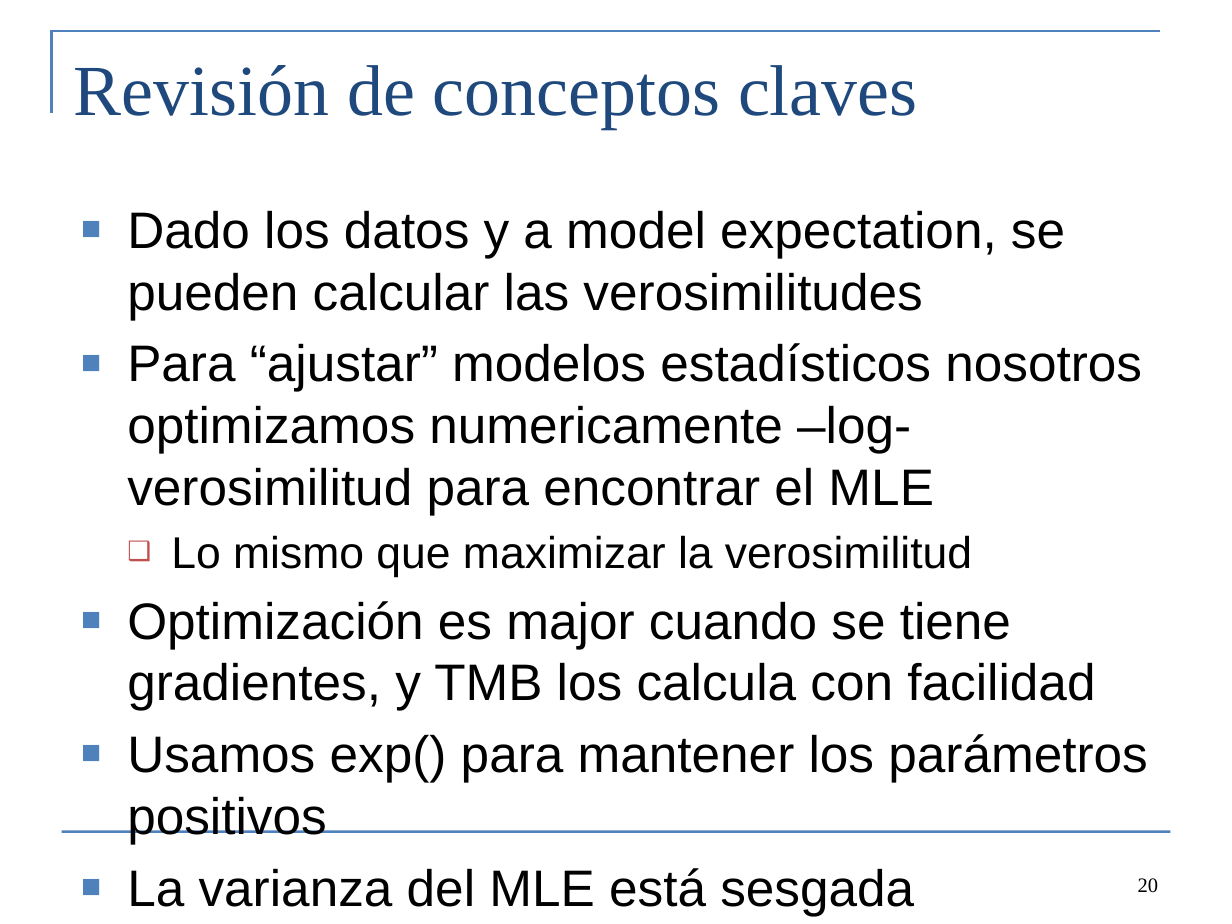
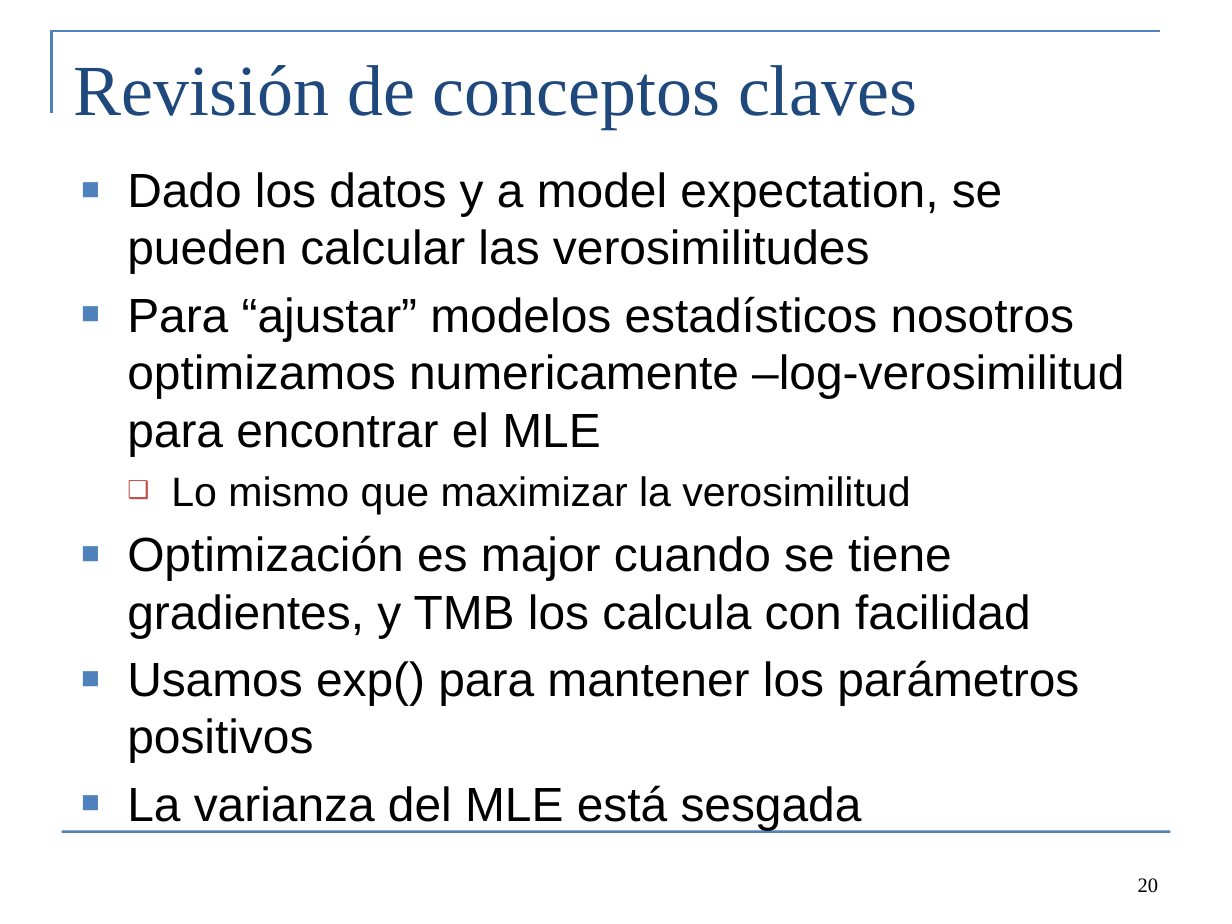
Before and after one commit to Cole-Monnahan-NOAA/tmb_workshop, a slide deck: slide 20 of day2/lecture2_maximum_likelihood_spa.pptx. Drawn at 1232x924 pixels with LibreOffice and Linux fonts; fonts in the diff are those of the drawing. Boxes give left, top, right and bottom in pixels: in the first picture for what was removed or moved away, otherwise in the second. Text is boxed around its words. In the diff, an @@ line names an element or a change of style, - is before the commit and + after.

```diff
--- a/day2/lecture2_maximum_likelihood_spa.pptx
+++ b/day2/lecture2_maximum_likelihood_spa.pptx
@@ text "Dado los datos y a ...": place and size @@
-text "Dado los datos y a ..." at [127, 210, 1147, 916]
+text "Dado los datos y a ..." at [127, 172, 1124, 830]
@@ text "Dado los datos y a ..." at [127, 172, 1124, 830]: size 30 to 28 pt; size 26 to 24 pt in "Lo mismo que maximizar la verosimilitud" @@
```
Also in this commit, not shown: 5 other slides changed, 6 other files.
